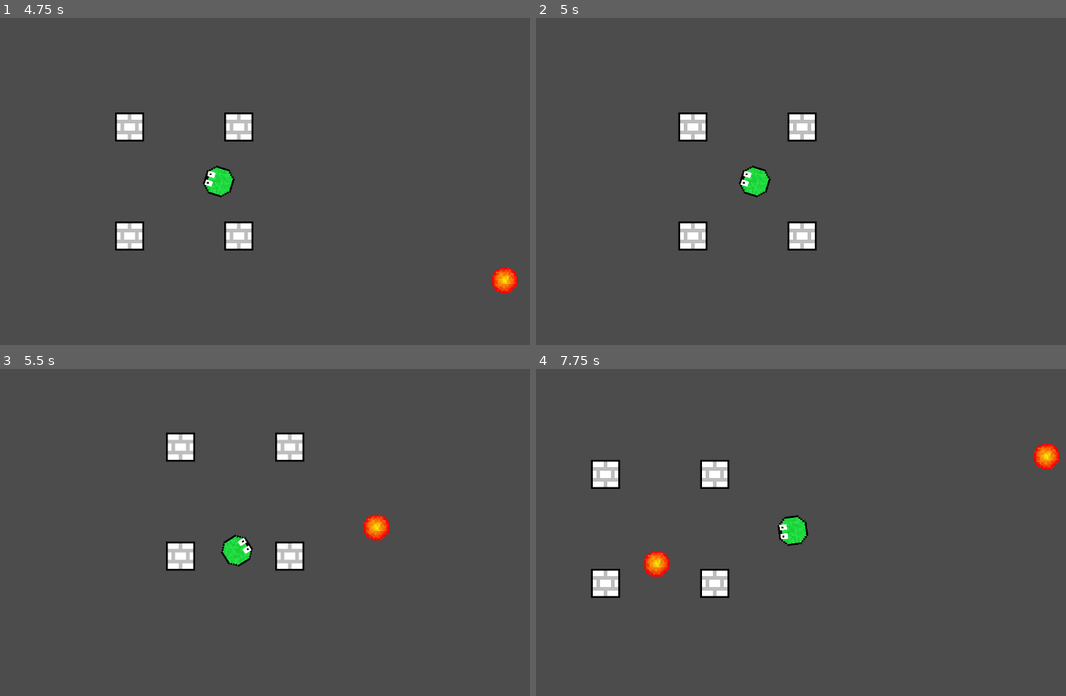
Above: before the commit, frames 1-4 (two rows, left to right).
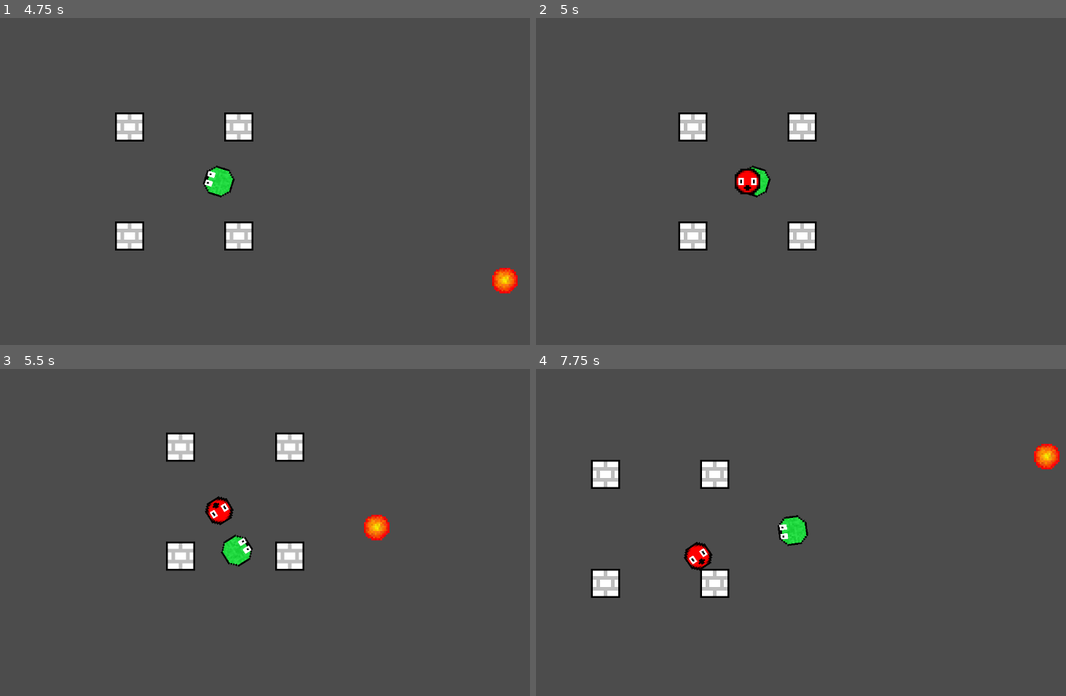
Above: after the commit, the same moments.

Repository: ubco-video-game-development-club/intro-to-godot
Game: Godot game, scene res://Scenes/Level.tscn
The game is run twice, just before and just after one commit, with the same random seed, the same clock (stepped at 60 frames per second) and the same inputs. The project has no main scene, so this scene is started directly.
Inputs (mouse positions are in pixels of both pictures, inside the frame that each line leads up to):
- Up to frame 1 (4.75 s): tap Enter at 0.5 s; move the mouse to (365, 165) at 0.52 s; hold D (move_right) 0.53-1.28 s; click (365, 165) at 0.6 s; move the mouse to (121, 197) at 1.27 s; hold S (move_down) 1.28-2.03 s; click (121, 197) at 1.35 s; move the mouse to (296, 109) at 2.02 s; hold D (move_right) 2.03-2.78 s; click (296, 109) at 2.1 s; move the mouse to (212, 246) at 2.77 s; hold W (move_up) 2.78-3.53 s; click (212, 246) at 2.85 s; move the mouse to (413, 230) at 3.52 s; hold A (move_left) from 3.53 s (still down); click (413, 230) at 3.6 s; move the mouse to (63, 132) at 4.27 s; click (63, 132) at 4.35 s
- Up to frame 2 (5 s): keep holding A (move_left)
- Up to frame 3 (5.5 s): move the mouse to (270, 532) at 5.02 s; release A (move_left) at 5.03 s; hold S (move_down) from 5.03 s (still down); click (270, 532) at 5.1 s
- Up to frame 4 (7.75 s): move the mouse to (689, 450) at 5.77 s; release S (move_down) at 5.78 s; hold D (move_right) 5.78-6.53 s; click (689, 450) at 5.85 s; move the mouse to (901, 516) at 6.52 s; hold W (move_up) 6.53-7.28 s; click (901, 516) at 6.6 s; move the mouse to (657, 548) at 7.27 s; hold D (move_right) from 7.28 s (still down); click (657, 548) at 7.35 s

Frame 1 is identical in both runs. In frame 2, 0.3% of the frame differs, in the area x 37-43%, y 46-54%; in frame 3, 0.3%; in frame 4, 0.7%, in the area x 20-34%, y 52-64%.

Commit message:
Added happy balloon guys

Diff:
--- /dev/null
+++ b/reference-2/Scenes/Enemy.tscn
@@ -0,0 +1,16 @@
+[gd_scene load_steps=4 format=2]
+
+[ext_resource path="res://Sprites/enemy.png" type="Texture" id=1]
+[ext_resource path="res://Scripts/Enemy.gd" type="Script" id=2]
+
+[sub_resource type="CircleShape2D" id=1]
+radius = 7.0
+
+[node name="Enemy" type="RigidBody2D"]
+script = ExtResource( 2 )
+
+[node name="Sprite" type="Sprite" parent="."]
+texture = ExtResource( 1 )
+
+[node name="Collider" type="CollisionShape2D" parent="."]
+shape = SubResource( 1 )
--- a/reference-2/Scenes/Level.tscn
+++ b/reference-2/Scenes/Level.tscn
@@ -1,9 +1,11 @@
-[gd_scene load_steps=7 format=2]
+[gd_scene load_steps=9 format=2]
 
 [ext_resource path="res://Sprites/worm.png" type="Texture" id=1]
 [ext_resource path="res://Scripts/Player.gd" type="Script" id=2]
 [ext_resource path="res://Sprites/bricks.png" type="Texture" id=3]
 [ext_resource path="res://Scenes/Fireball.tscn" type="PackedScene" id=4]
+[ext_resource path="res://Scenes/Enemy.tscn" type="PackedScene" id=5]
+[ext_resource path="res://Scripts/Level.gd" type="Script" id=6]
 
 [sub_resource type="CircleShape2D" id=1]
 radius = 8.0
@@ -12,8 +14,12 @@
 extents = Vector2( 8, 8 )
 
 [node name="Level" type="Node2D"]
+script = ExtResource( 6 )
+enemy_prefab = ExtResource( 5 )
 
-[node name="Player" type="KinematicBody2D" parent="."]
+[node name="Player" type="KinematicBody2D" parent="." groups=[
+"player",
+]]
 script = ExtResource( 2 )
 bullet_prefab = ExtResource( 4 )
 
--- /dev/null
+++ b/reference-2/Scripts/Enemy.gd
@@ -0,0 +1,15 @@
+extends RigidBody2D
+
+var player
+
+func _ready():
+	var p_group = get_tree().get_nodes_in_group("player");
+	if len(p_group) > 0:
+		player = p_group[0]
+
+func _physics_process(delta):
+	if player == null:
+		return
+
+	var d = player.global_position - self.global_position
+	self.linear_velocity = d
--- /dev/null
+++ b/reference-2/Scripts/Level.gd
@@ -0,0 +1,16 @@
+extends Node2D
+
+export(float) var spawn_delay = 5.0
+export(PackedScene) var enemy_prefab
+
+var current_cooldown = spawn_delay
+
+func _process(delta):
+	current_cooldown -= delta
+	if current_cooldown < 0.0:
+		current_cooldown = spawn_delay
+		spawn()
+
+func spawn():
+	var enemy = enemy_prefab.instance()
+	self.add_child(enemy)
Binary file added: reference-2/Sprites/enemy.png
Not shown, added: reference-2/Sprites/enemy.png.import
